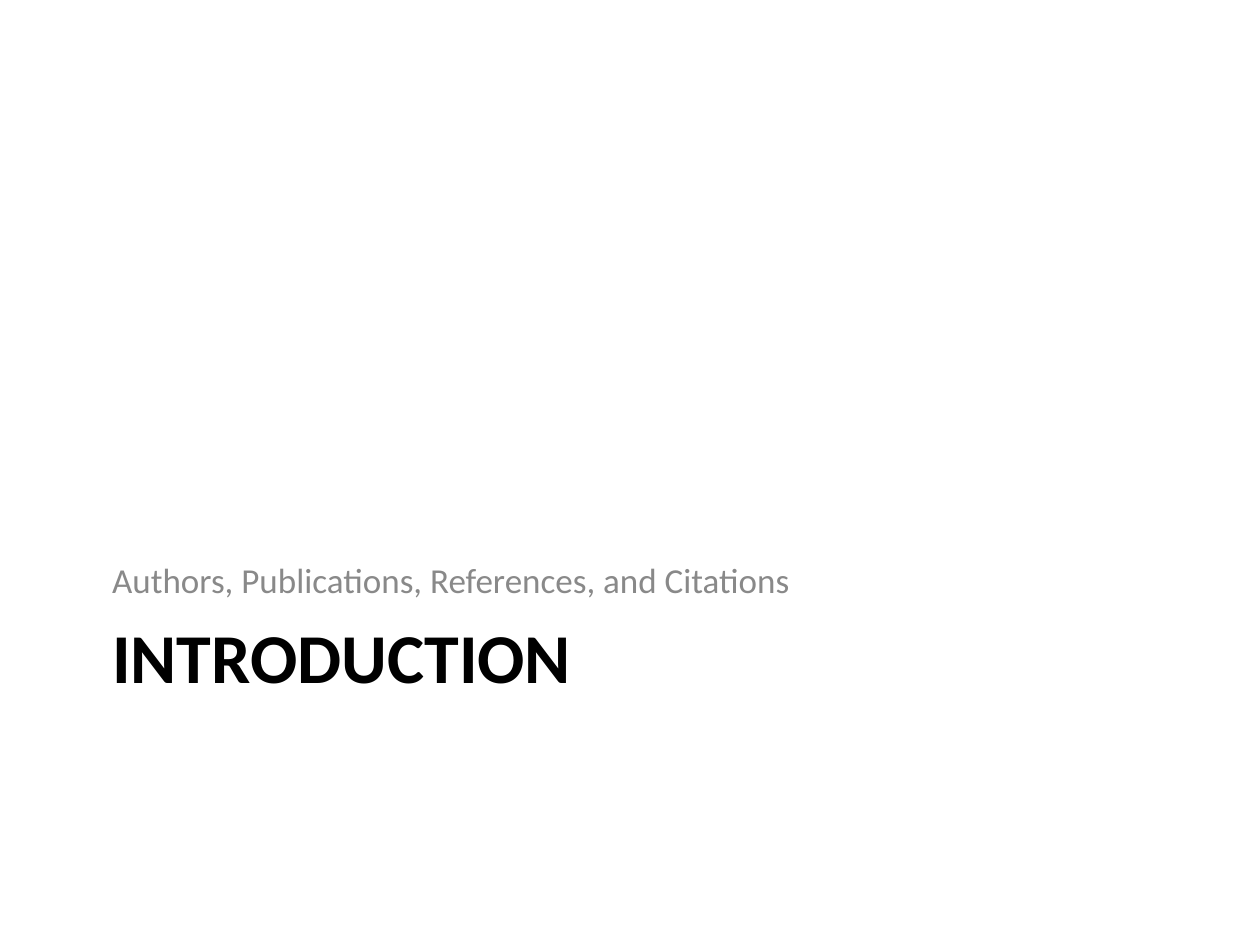
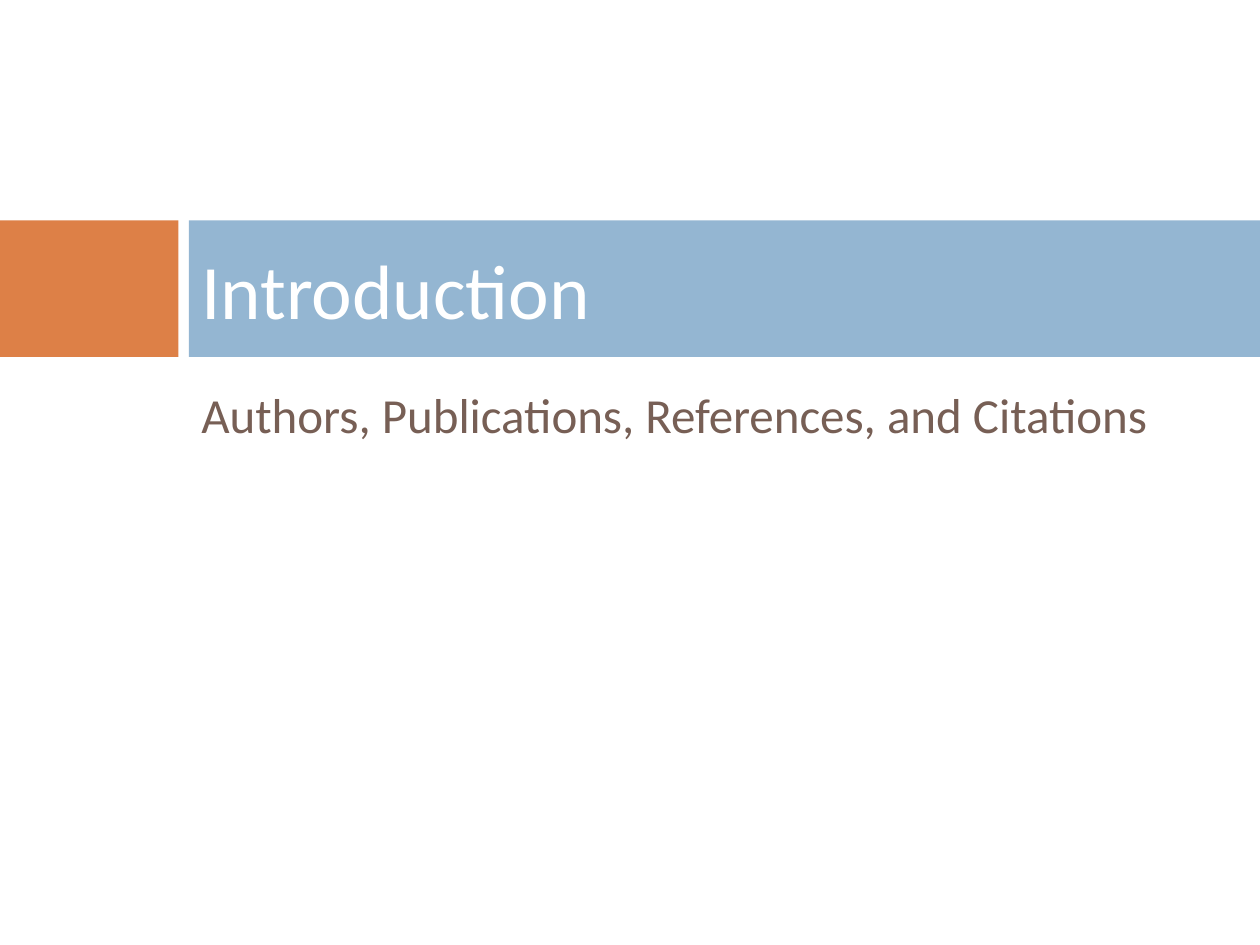
Before and after one commit to mazzas/School, a slide deck: slide 2 of SE4960/Journal Club/Minimum Latency Data Diffusion in Intermittently Connected Mobile.ppt. Drawn at 1260x945 pixels with LibreOffice and Linux fonts; fonts in the diff are those of the drawing; background and template pictures are left out. Boxes give left, top, right and bottom in pixels: in the first picture for what was removed or moved away, otherwise in the second. Text is boxed around its words. In the diff, an @@ line names an element or a change of style, - is before the commit and + after.

```diff
--- a/SE4960/Journal Club/Minimum Latency Data Diffusion in Intermittently Connected Mobile.ppt
+++ b/SE4960/Journal Club/Minimum Latency Data Diffusion in Intermittently Connected Mobile.ppt
@@ rectangle added at bbox=[0, 220, 179, 357], fill #DD8047 @@
@@ title "Introduction" at bbox=[201, 265, 589, 320]: vertical alignment top to middle @@
@@ rectangle added at bbox=[189, 220, 1260, 357], fill #94B6D2 @@
@@ title at bbox=[201, 265, 589, 320]: text changed; size 40 to 44 pt; text colour #000000 to #FFFFFF; bold off @@
-INTRODUCTION
+Introduction
@@ text "Authors, Publications, References, and Citations": place and size @@
-text "Authors, Publications, References, and Citations" at bbox=[112, 569, 790, 597]
+text "Authors, Publications, References, and Citations" at bbox=[201, 399, 1147, 439]
@@ text "Authors, Publications, References, and Citations" at bbox=[201, 399, 1147, 439]: size 20 to 28 pt, text colour #898989 to #775F55; more space between paragraphs; vertical alignment bottom to top @@
```
Also in this commit, not shown: 31 other slides changed, 5 slides added, 3 slides removed, 3 other files.
